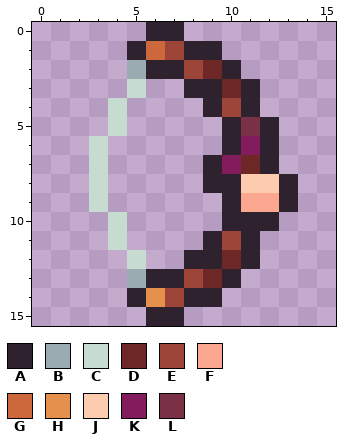
Pixel-art sprite -- Assets/Sprites/Weapons/Generation_One/Fire/Fire4.png. That is the earlier state.
The file is 16x16 pixels. The old version is drawn lined up with the new one.
Palette (. is transparent): A #2e222f  B #9babb2  C #c7dcd0  D #6e2727  E #9e4539  F #fca790  G #cd683d  H #e6904e  J #fdcbb0  K #831c5d  L #7a3045
The same view after the edit:
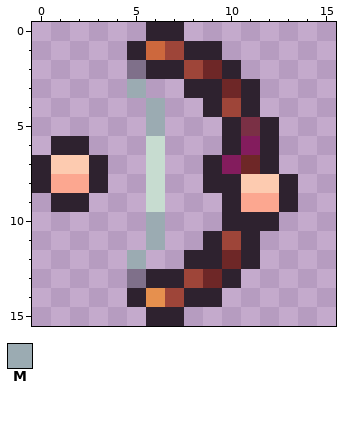
Colours new in this view: M #9babb2
From old to new:
whole drawing moved by +1,+0 (the old picture is shown already moved)
colour B: #9babb2 -> #7f708a
y 3: x 5 C -> M
y 4..5: x 4 C -> .; x 6 . -> M
y 6: x 1..3 ..C -> AA.; x 6 . -> C
y 7: x 0..3 ...C -> AJJA; x 6 . -> C
y 8: x 0..3 ...C -> AFFA; x 6 . -> C
y 9: x 1..3 ..C -> AA.; x 6 . -> C
y 10..11: x 4 C -> .; x 6 . -> M
y 12: x 5 C -> M
Pixel boxes of the changes (left, top, right, bottom) in both pictures:
changed: (32, 60, 165, 288)
